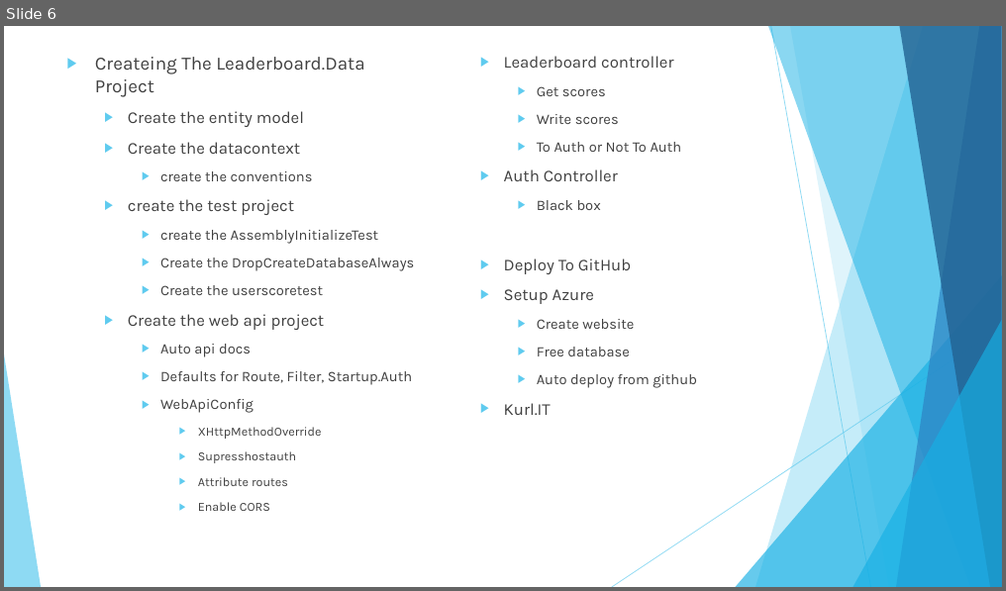
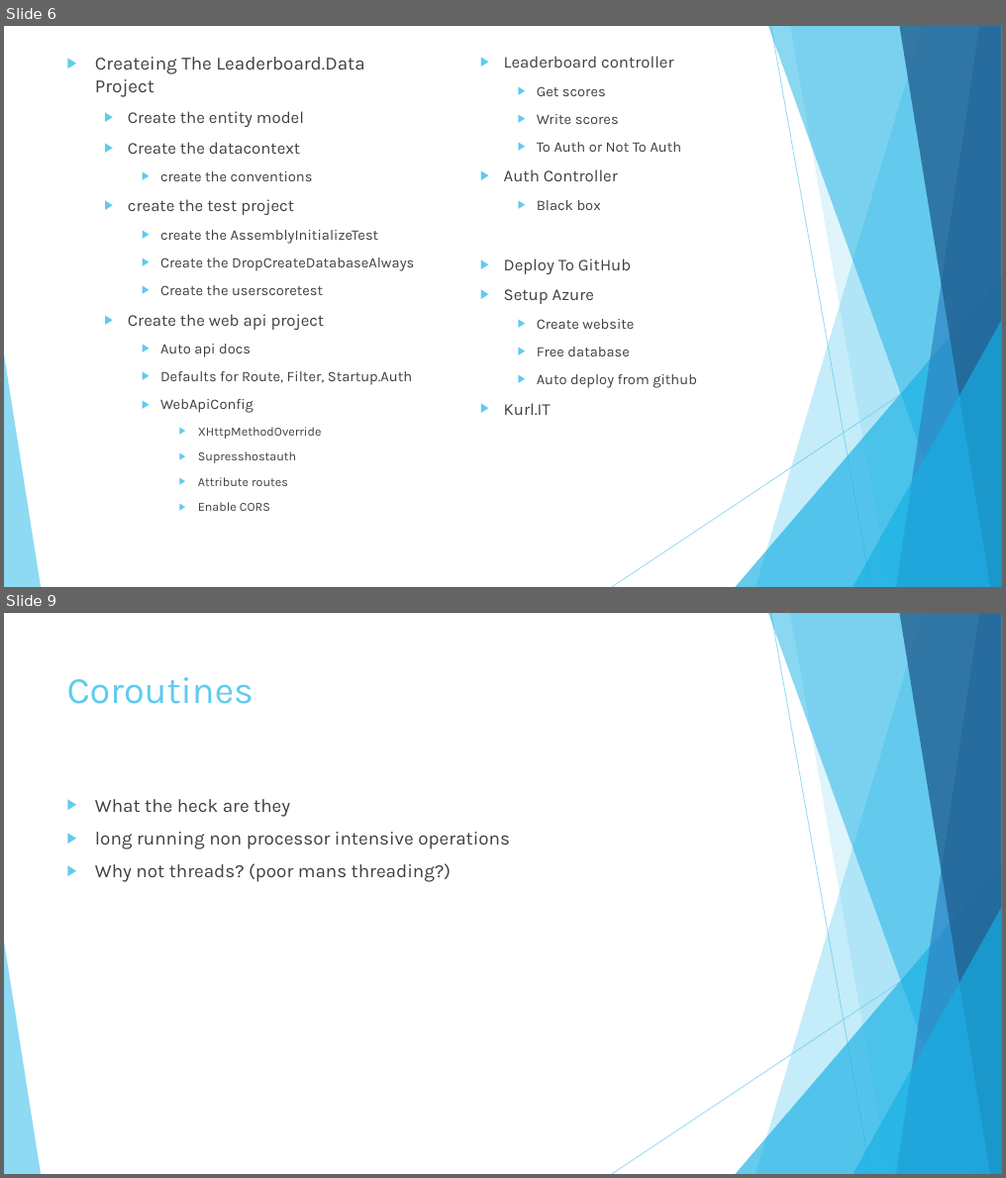
Before and after one commit to andrewboudreau/Leaderboard, a slide deck: Unity 3D and Azure.pptx. Shown one above the other, each under a label of ours: slide 6 before the commit, slides 6 and 9 after it; the slides between them are not shown. The pictures are 1006x591 and 1006x1178 pixels, drawn with LibreOffice and Linux fonts; fonts in the diff are those of the drawing. Boxes give left, top, right and bottom in pixels: in the first picture for what was removed or moved away, otherwise in the second. Text is boxed around its words. In the diff, an @@ line names an element or a change of style, - is before the commit and + after.

```diff
--- a/Unity 3D and Azure.pptx
+++ b/Unity 3D and Azure.pptx
@@ slide 9 added at (x1=4, y1=613, x2=1002, y2=1174), background #FFFFFF; not listed: 10 template elements that a slide beside it also shows @@
@@ title added at (x1=67, y1=677, x2=253, y2=704), 36 pt, text #5FCBEF @@
+Coroutines
@@ text added at (x1=95, y1=799, x2=510, y2=882), 18 pt, text #404040 @@
+▶ What the heck are they
+▶ long running non processor intensive operations
+▶ Why not threads? (poor mans threading?)
```
Also in this commit, not shown: 4 other slides added.
